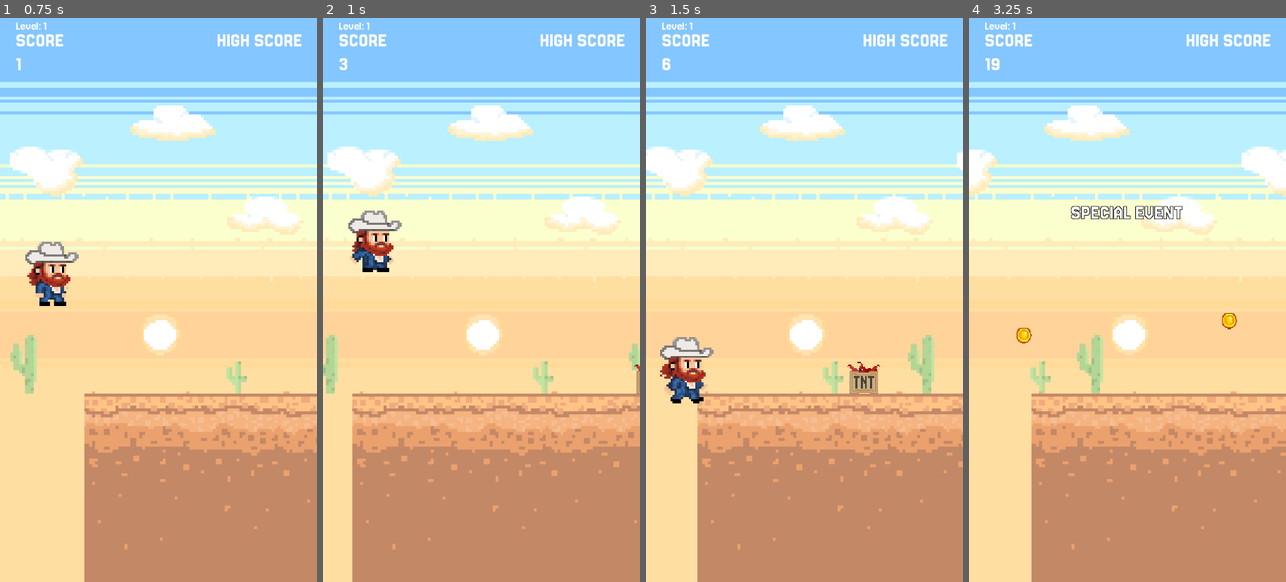
Above: before the commit, frames 1-4 (left to right).
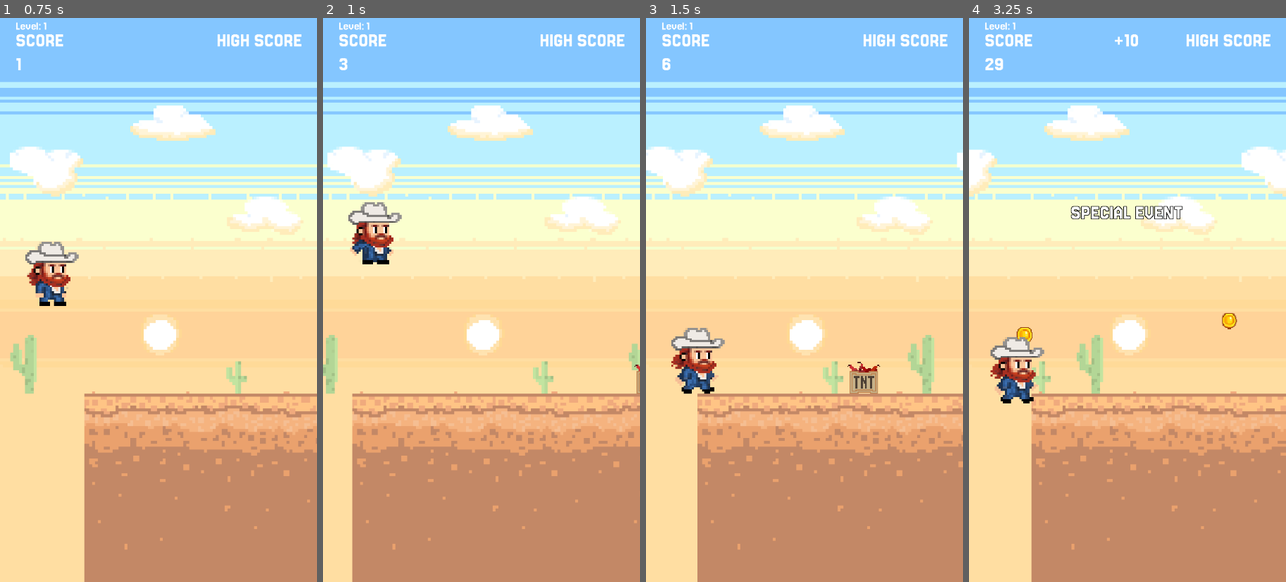
Above: after the commit, the same moments.

Repository: rgomezp/cowboy-game
Game: Godot game, scene res://scenes/main.tscn
Two runs of this game, one before a commit and one after it. Both use one fixed random seed, a clock stepped at 60 frames per second and the inputs below.
Inputs (mouse positions are in pixels of both pictures, inside the frame that each line leads up to):
- Up to frame 1 (0.75 s): tap Enter (ui_accept) at 0.5 s; move the mouse to (228, 271) at 0.52 s; hold Enter (ui_accept) from 0.53 s (still down); click (228, 271) at 0.67 s
- Up to frame 2 (1 s): keep holding Enter (ui_accept)
- Up to frame 3 (1.5 s): release Enter (ui_accept) at 1.25 s; drag from (741, 328) to (810, 300) at 1.27 s
- Up to frame 4 (3.25 s): move the mouse to (1159, 175) at 2.02 s; hold Down (ui_down) 2.03-2.75 s; hold Enter (ui_accept) 2.03-2.75 s; drag from (1111, 412) to (1032, 215) at 2.77 s

Frame 1 is identical in both runs. In frame 2, 1.2% of the frame differs, in the area x 8-25%, y 32-46%; in frame 3, 1.7%, in the area x 4-25%, y 54-69%; in frame 4, 1.5%.

Commit message:
Add mobile touch controls support
- Implement tap to jump and double jump
- Add tap & hold for gliding after double jump
- Add swipe down gesture for sliding
- Use _unhandled_input to prevent UI button touches from triggering player actions
- All buttons (special event, powerup, game over) work with touch by default in Godot

Diff:
--- a/scenes/player.gd
+++ b/scenes/player.gd
@@ -19,6 +19,18 @@
 var blink_count: int = 0
 var total_blinks: int = 0
 const BLINK_DURATION: float = 0.2  # Time for each blink (on/off cycle)
+
+# Mobile touch input state
+var touch_start_position: Vector2 = Vector2.ZERO
+var touch_start_time: float = 0.0
+var is_touching: bool = false
+var touch_index: int = -1
+const SWIPE_THRESHOLD: float = 100.0  # Minimum distance for swipe detection
+const TAP_MAX_DURATION: float = 0.2  # Maximum time for a tap (seconds)
+const TAP_MAX_DISTANCE: float = 50.0  # Maximum distance for a tap (pixels)
+var touch_jump_pressed: bool = false
+var touch_jump_just_pressed: bool = false
+var touch_slide_pressed: bool = false
 
 
 func _is_shotgun_active() -> bool:
@@ -64,13 +76,61 @@
 			return shotgun_name
 	return base_name
 
+func _unhandled_input(event: InputEvent) -> void:
+	# Handle mobile touch input (only process if not handled by UI buttons)
+	# Using _unhandled_input ensures button presses don't trigger player actions
+	if event is InputEventScreenTouch:
+		var touch_event = event as InputEventScreenTouch
+		if touch_event.pressed:
+			# Touch started
+			if touch_index == -1:  # Only track first touch
+				touch_index = touch_event.index
+				touch_start_position = touch_event.position
+				touch_start_time = Time.get_ticks_msec() / 1000.0
+				is_touching = true
+		else:
+			# Touch ended
+			if touch_event.index == touch_index:
+				var touch_end_position = touch_event.position
+				var touch_duration = (Time.get_ticks_msec() / 1000.0) - touch_start_time
+				var touch_distance = touch_start_position.distance_to(touch_end_position)
+				var touch_delta = touch_end_position - touch_start_position
+
+				# Detect swipe down
+				if touch_delta.y > SWIPE_THRESHOLD and abs(touch_delta.x) < abs(touch_delta.y):
+					# Swipe down detected
+					touch_slide_pressed = true
+				elif touch_duration < TAP_MAX_DURATION and touch_distance < TAP_MAX_DISTANCE:
+					# Tap detected
+					touch_jump_just_pressed = true
+					touch_jump_pressed = false
+
+				# Reset touch state
+				is_touching = false
+				touch_index = -1
+				touch_start_position = Vector2.ZERO
+				touch_start_time = 0.0
+
+	elif event is InputEventScreenDrag:
+		var drag_event = event as InputEventScreenDrag
+		if drag_event.index == touch_index:
+			# Track drag for swipe detection
+			var drag_delta = drag_event.position - touch_start_position
+			# If dragging down significantly, it's a swipe down
+			if drag_delta.y > SWIPE_THRESHOLD and abs(drag_delta.x) < abs(drag_delta.y):
+				# Swipe down detected during drag
+				touch_slide_pressed = true
+				is_touching = false
+				touch_index = -1
+
 func _physics_process(delta: float) -> void:
 	# Update collision shapes based on gokart power-up state
 	var gokart_active = _is_gokart_active()
 
 	# Use glide gravity only if double jump has been used, input is held, and gokart is not active
 	# If input is released while gliding, return to normal gravity for better maneuverability
-	var is_holding_jump = Input.is_action_pressed("ui_accept")
+	# Check both keyboard and touch input for jump
+	var is_holding_jump = Input.is_action_pressed("ui_accept") or is_touching
 	var current_gravity = GLIDE_GRAVITY if (has_double_jumped and is_holding_jump and not gokart_active) else GRAVITY
 	velocity.y += current_gravity * delta
 
@@ -113,16 +173,25 @@
 		if not get_parent().game_running:
 			$AnimatedSprite2D.play(_get_animation_name("idle"))
 		else:
-			if Input.is_action_pressed("ui_accept"):
+			# Check for jump input (keyboard or touch tap)
+			var jump_input = Input.is_action_pressed("ui_accept") or touch_jump_just_pressed
+			if jump_input:
 				velocity.y = JUMP_VELOCITY
 				# Start tracking peak when jumping
 				is_tracking_peak = true
 				jump_peak_y = global_position.y
-			elif Input.is_action_just_pressed("ui_down") and not is_sliding and not gokart_active:
+				# Reset touch jump flag after using it
+				if touch_jump_just_pressed:
+					touch_jump_just_pressed = false
+			# Check for slide input (keyboard or touch swipe down)
+			elif (Input.is_action_just_pressed("ui_down") or touch_slide_pressed) and not is_sliding and not gokart_active:
 				is_sliding = true
 				sliding_timer = 0.0
 				$AnimatedSprite2D.play(_get_animation_name("sliding"))
 				$RunCollisionShape.disabled = true
+				# Reset touch slide flag after using it
+				if touch_slide_pressed:
+					touch_slide_pressed = false
 			elif is_sliding and not gokart_active:
 				# Keep sliding animation playing and collision disabled
 				$AnimatedSprite2D.play(_get_animation_name("sliding"))
@@ -139,11 +208,16 @@
 				is_tracking_peak = false
 
 		# Allow double jump only near the peak of the first jump (disabled when gokart is active)
+		# Check both keyboard and touch input for double jump
+		var double_jump_input = Input.is_action_just_pressed("ui_accept") or touch_jump_just_pressed
 		var distance_from_peak = abs(global_position.y - jump_peak_y)
-		if Input.is_action_just_pressed("ui_accept") and not has_double_jumped and not gokart_active and distance_from_peak <= DOUBLE_JUMP_PEAK_TOLERANCE:
+		if double_jump_input and not has_double_jumped and not gokart_active and distance_from_peak <= DOUBLE_JUMP_PEAK_TOLERANCE:
 			velocity.y = DOUBLE_JUMP_VELOCITY
 			has_double_jumped = true
 			is_tracking_peak = false
+			# Reset touch jump flag after using it
+			if touch_jump_just_pressed:
+				touch_jump_just_pressed = false
 
 		# Play gliding animation only if double jumped AND holding jump input
 		# If input is released while gliding, switch to jumping animation
@@ -153,6 +227,11 @@
 			$AnimatedSprite2D.play(_get_animation_name("jumping"))
 
 	move_and_slide()
+
+	# Reset touch input flags at end of frame if they weren't used
+	# This ensures they don't persist to the next frame
+	touch_jump_just_pressed = false
+	touch_slide_pressed = false
 
 	# Handle blinking
 	if is_blinking:
